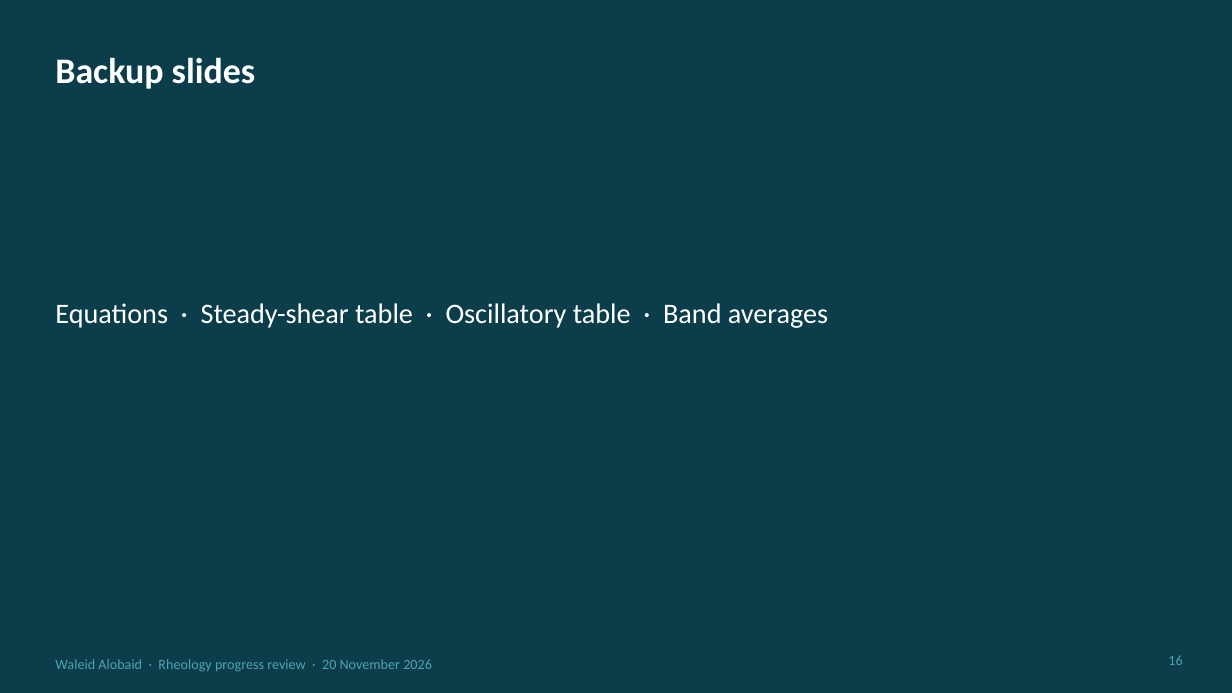
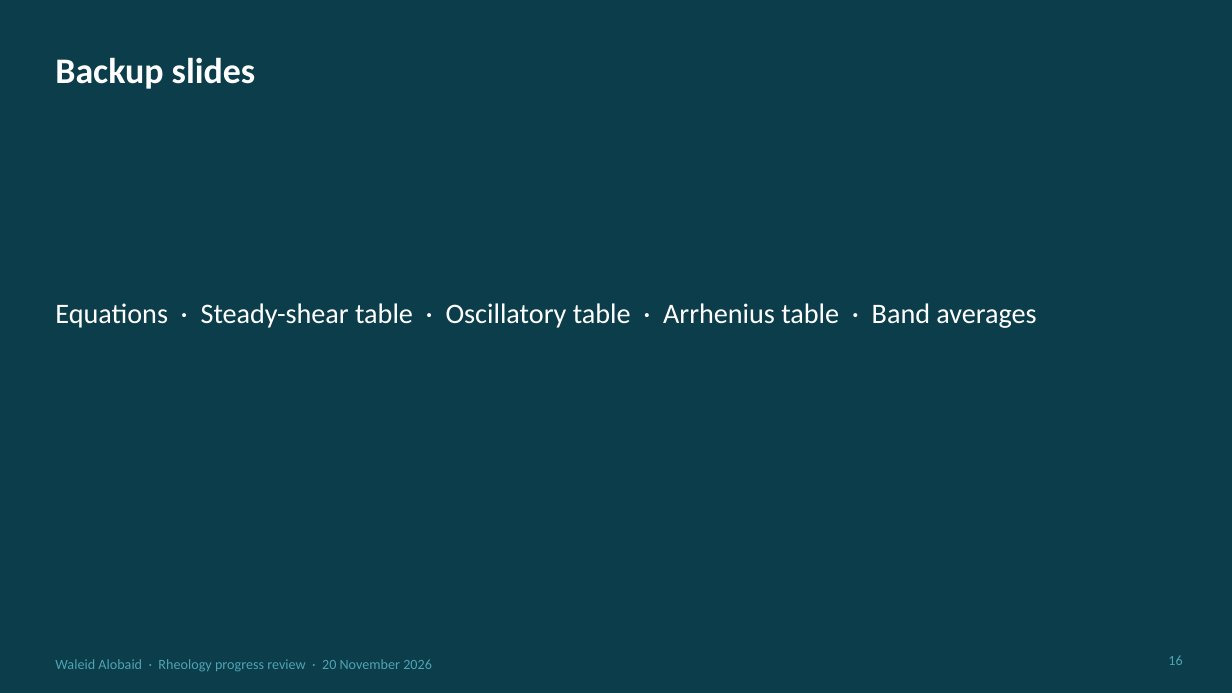
Before and after one commit to 25im0024-lab/waled, a slide deck: slide 16 of reports/rheology-2026-11/presentation/Rheology_Progress_Presentation_2026-11-20.pptx. Drawn at 1232x693 pixels with LibreOffice and Linux fonts; fonts in the diff are those of the drawing. Boxes give left, top, right and bottom in pixels: in the first picture for what was removed or moved away, otherwise in the second. Text is boxed around its words. In the diff, an @@ line names an element or a change of style, - is before the commit and + after.

```diff
--- a/reports/rheology-2026-11/presentation/Rheology_Progress_Presentation_2026-11-20.pptx
+++ b/reports/rheology-2026-11/presentation/Rheology_Progress_Presentation_2026-11-20.pptx
@@ text at (55, 303, 1036, 328): text changed @@
-Equations · Steady-shear table · Oscillatory table · Band averages
+Equations · Steady-shear table · Oscillatory table · Arrhenius table · Band averages
```
Also in this commit, not shown: 2 other slides changed, 1 slide added, 1 other file.
